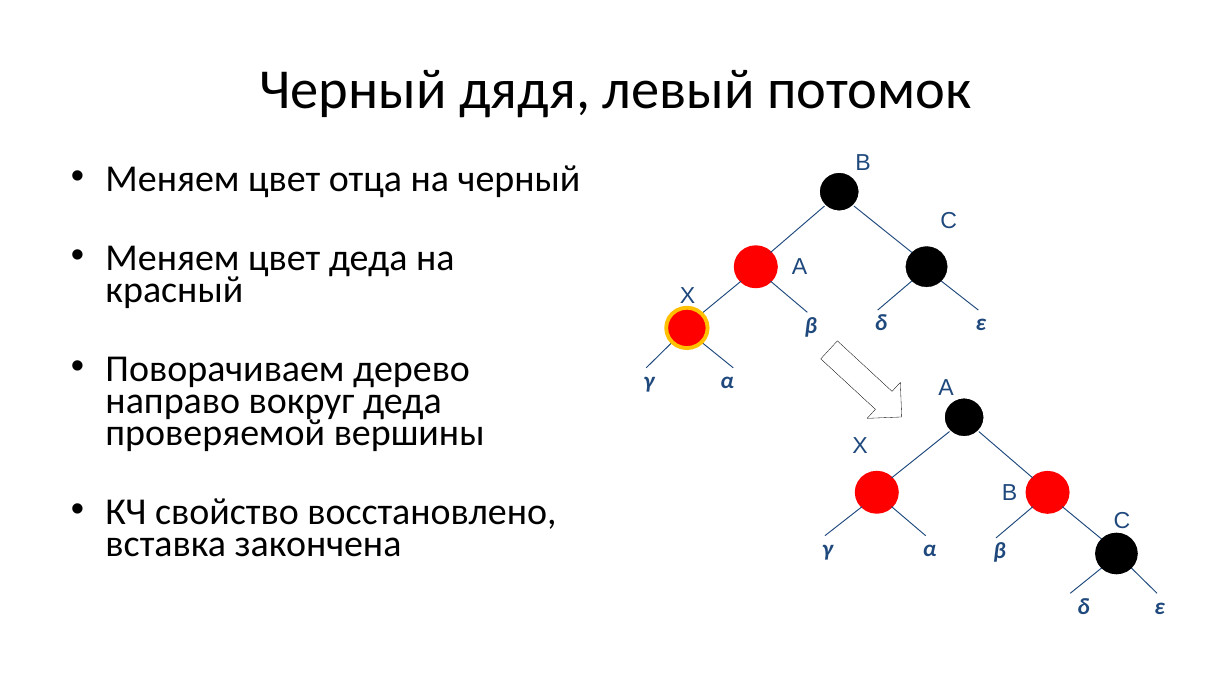
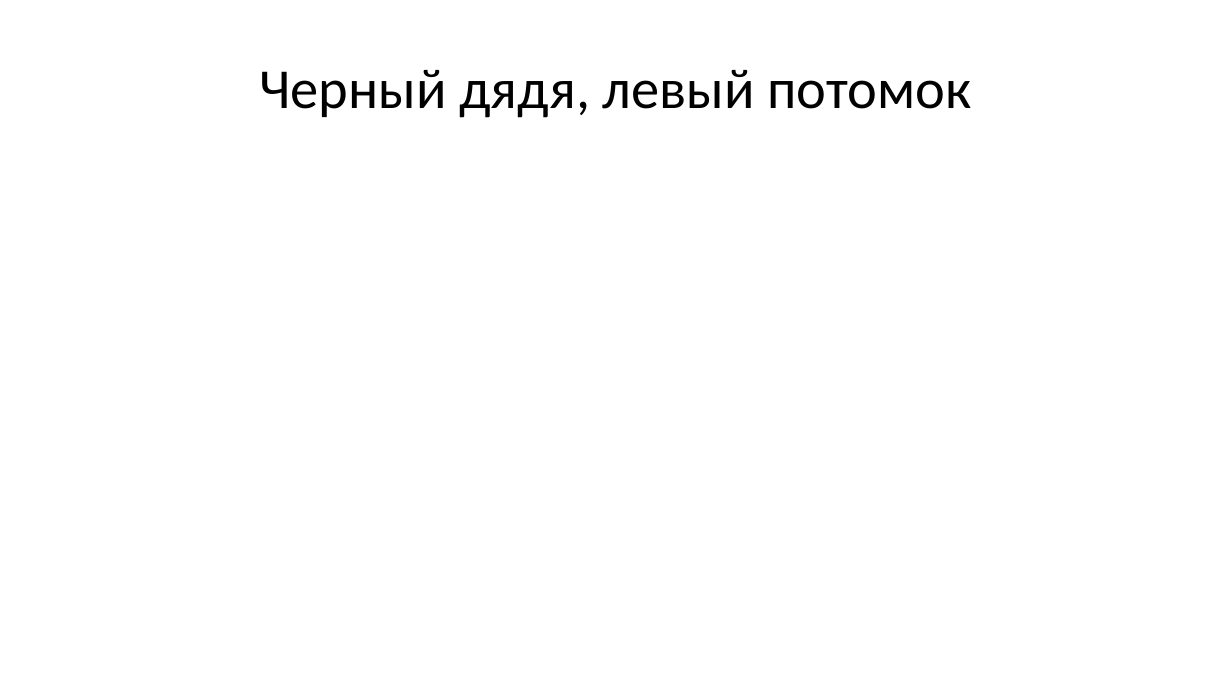
Before and after one commit to Evgueni-Petrov-aka-espetrov/Algorithms-and-Programming-in-C-pptx, a slide deck: slide 100 of 19 Б и КЧ деревья.pptx (slide 23 before the commit). Drawn at 1232x693 pixels with LibreOffice and Linux fonts; fonts in the diff are those of the drawing. Boxes give left, top, right and bottom in pixels: in the first picture for what was removed or moved away, otherwise in the second. Text is boxed around its words. In the diff, an @@ line names an element or a change of style, - is before the commit and + after.

```diff
--- a/19 Б и КЧ деревья.pptx
+++ b/19 Б и КЧ деревья.pptx
@@ rectangle added at [62,136,1184,638], fill #FFFFFF @@
@@ text removed at [105,165,581,557] @@
-• Меняем цвет отца на черный
-• Меняем цвет деда на красный
-• Поворачиваем дерево направо вокруг деда проверяемой вершины
-• КЧ свойство восстановлено, вставка закончена
@@ group removed at [644,154,987,392]: 9 texts, 8 lines, 4 ellipses @@
-ε
-δ
-α
-β
-γ
-A
-B
-X
-C
@@ right arrow removed at [813,332,918,436] @@
@@ group removed at [822,379,1165,614]: 9 texts, 8 lines, 4 ellipses @@
-γ
-α
-δ
-β
-ε
-B
-A
-C
-X
```
Also in this commit, not shown: 12 other slides changed, 105 slides added, 1 slide removed.
